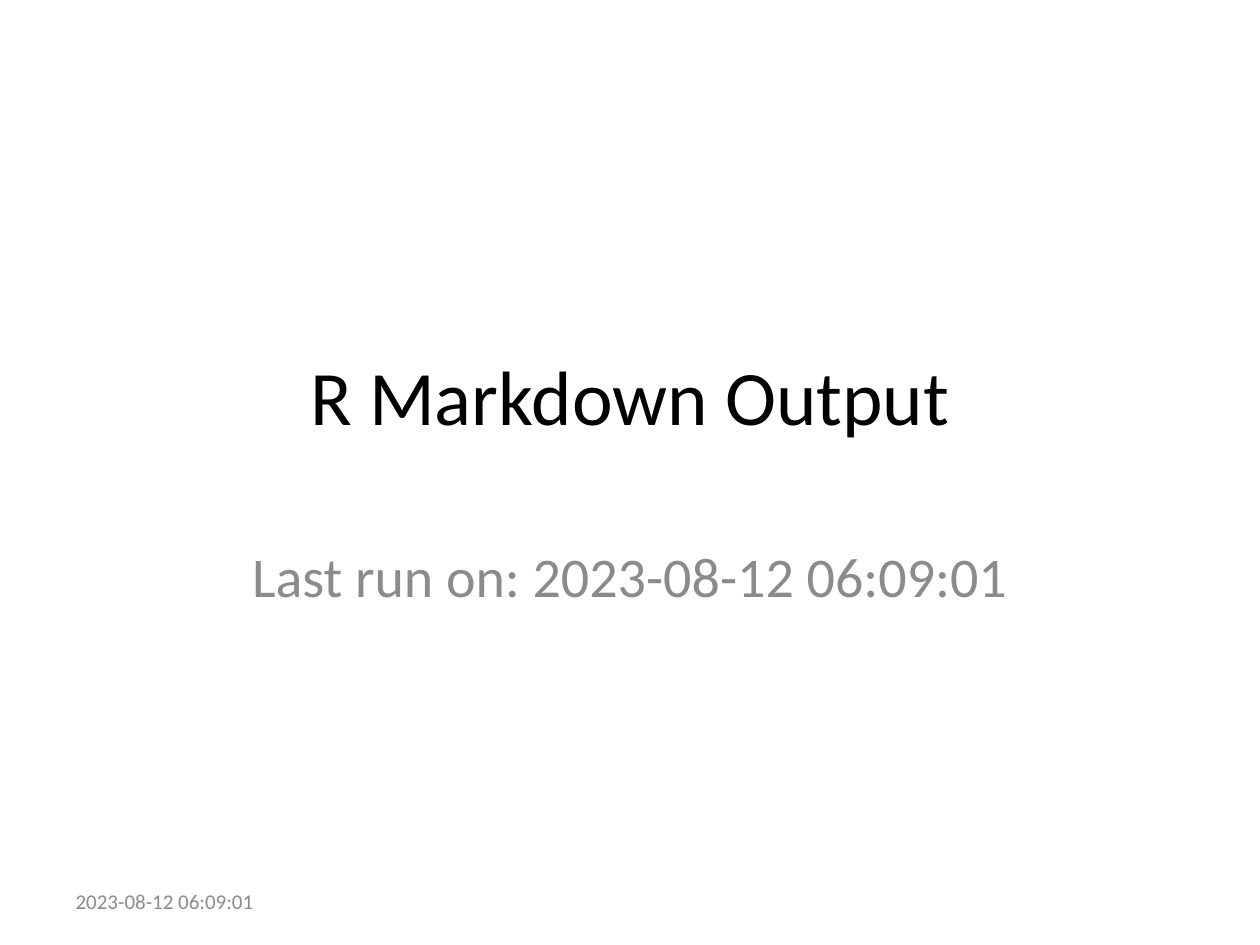
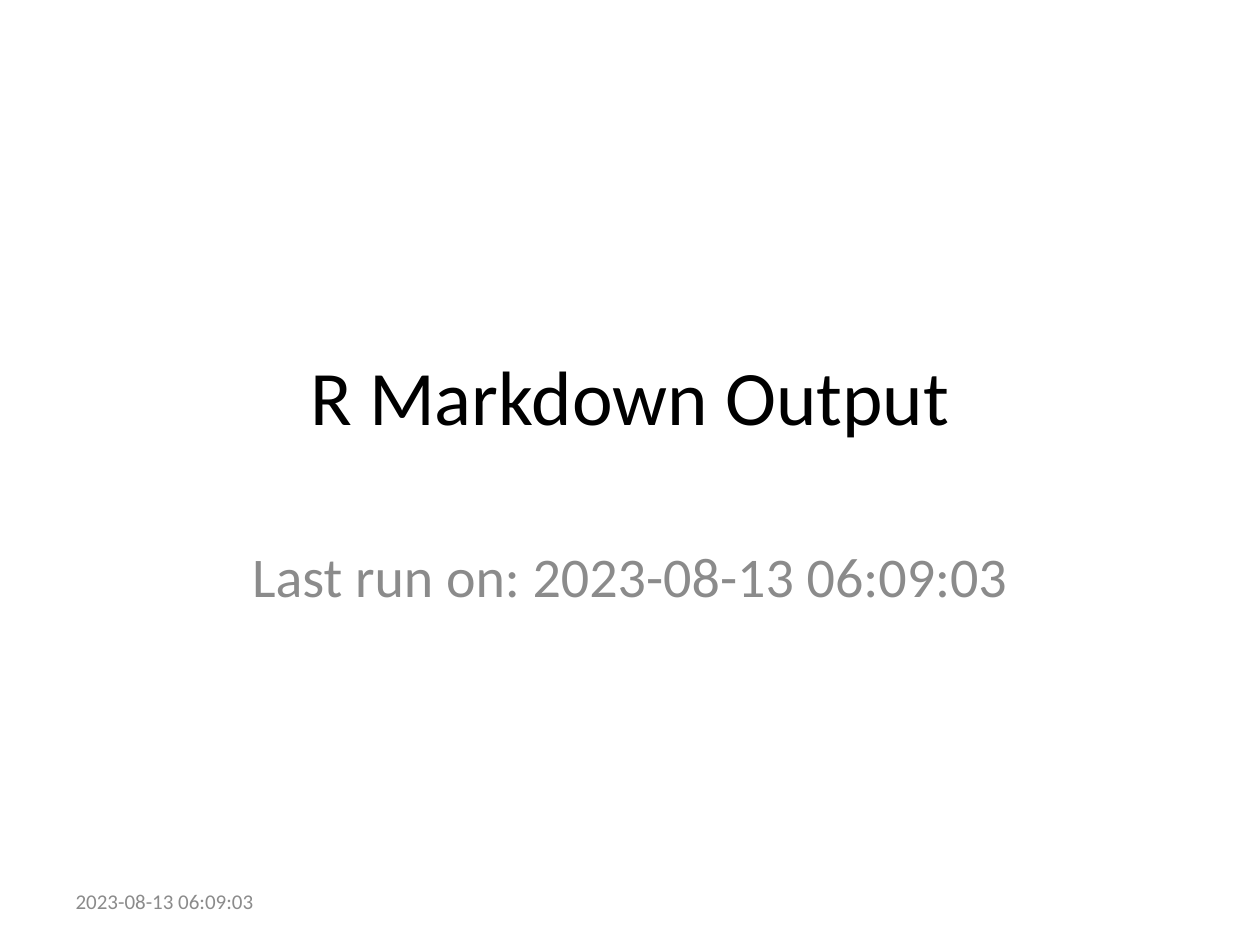
Before and after one commit to ries9112/R-Markdown-Gallery, a slide deck: slide 1 of presentations/powerpoint.pptx. Drawn at 1260x945 pixels with LibreOffice and Linux fonts; fonts in the diff are those of the drawing. Boxes give left, top, right and bottom in pixels: in the first picture for what was removed or moved away, otherwise in the second. Text is boxed around its words. In the diff, an @@ line names an element or a change of style, - is before the commit and + after.

Commit message:
Refresh R Markdown examples from CI automated process

```diff
--- a/presentations/powerpoint.pptx
+++ b/presentations/powerpoint.pptx
@@ subtitle at [252, 559, 1007, 598]: text changed @@
-Last run on: 2023-08-12 06:09:01
+Last run on: 2023-08-13 06:09:03
@@ text at [76, 895, 253, 909]: text changed @@
-2023-08-12 06:09:01
+2023-08-13 06:09:03
```
Also in this commit, not shown: 22 other files.
